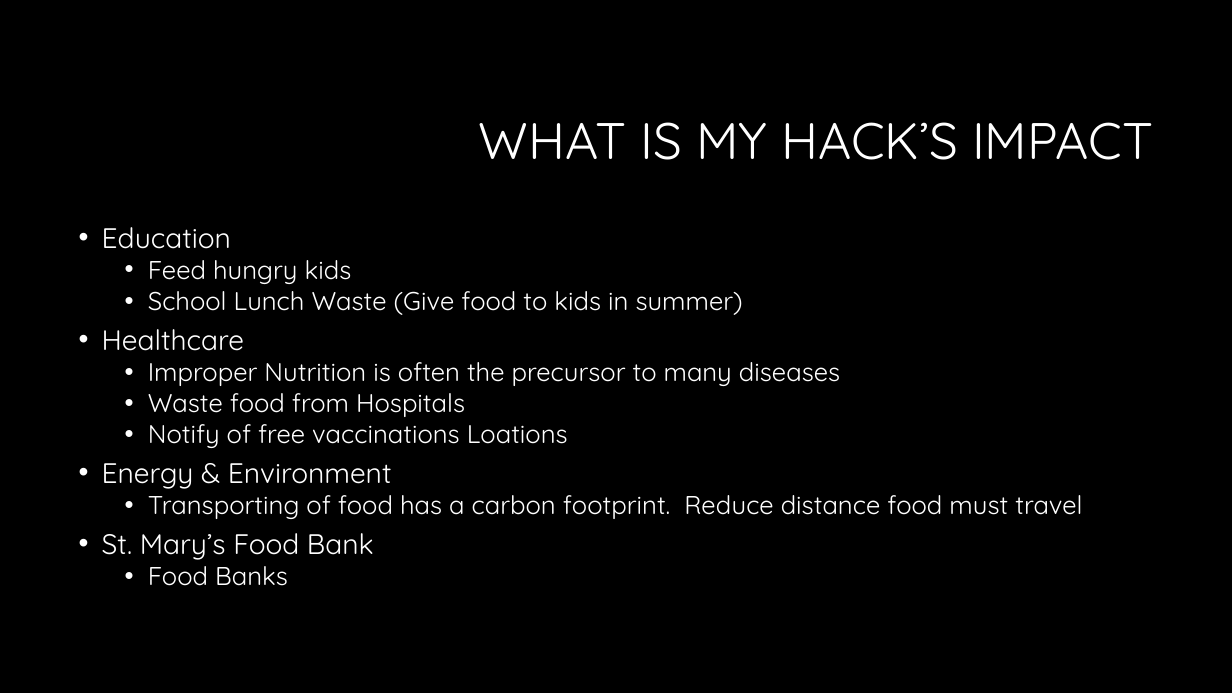
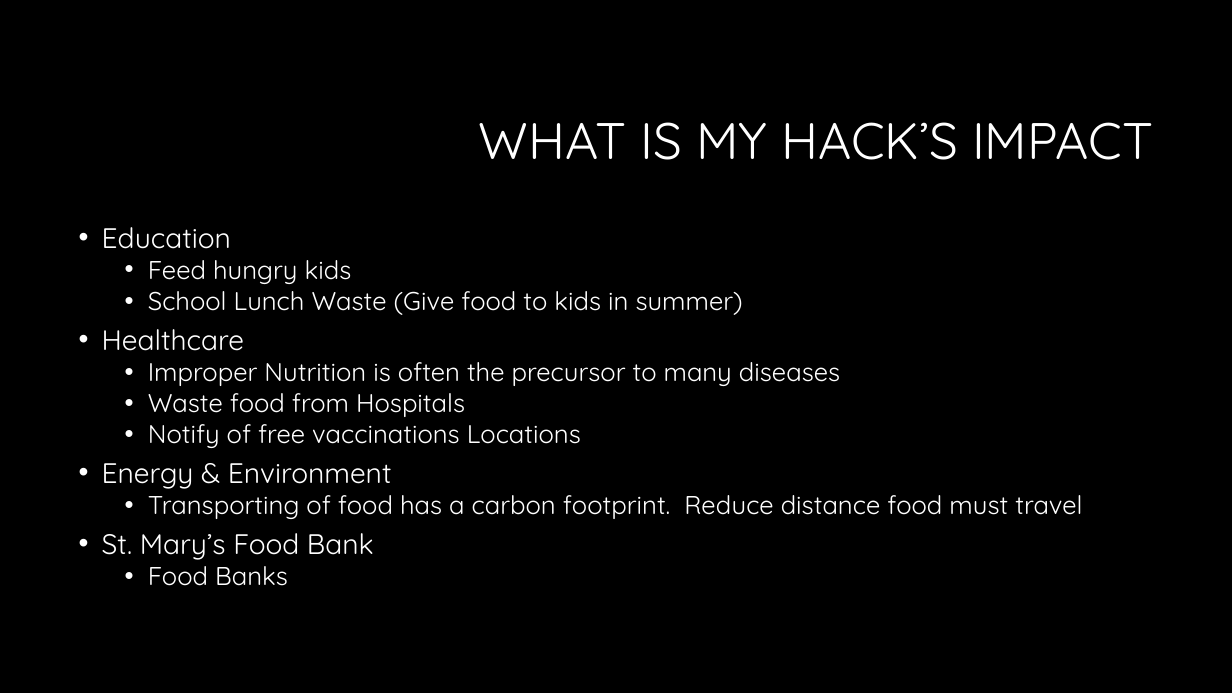
Before and after one commit to mikecairns1/tadhack2020-phoenix-mini, a slide deck: slide 4 of TadHack2020-Phoenix.pptx (slide 3 before the commit). Drawn at 1232x693 pixels with LibreOffice and Linux fonts; fonts in the diff are those of the drawing; background and template pictures are left out. Boxes give left, top, right and bottom in pixels: in the first picture for what was removed or moved away, otherwise in the second. Text is boxed around its words. In the diff, an @@ line names an element or a change of style, - is before the commit and + after.

```diff
--- a/TadHack2020-Phoenix.pptx
+++ b/TadHack2020-Phoenix.pptx
@@ text at box(148, 416, 581, 448): text changed @@
-  • Notify of free vaccinations Loations
+  • Notify of free vaccinations Locations
```
Also in this commit, not shown: 3 other slides changed, 2 slides added, 2 slides removed, 1 other file.
